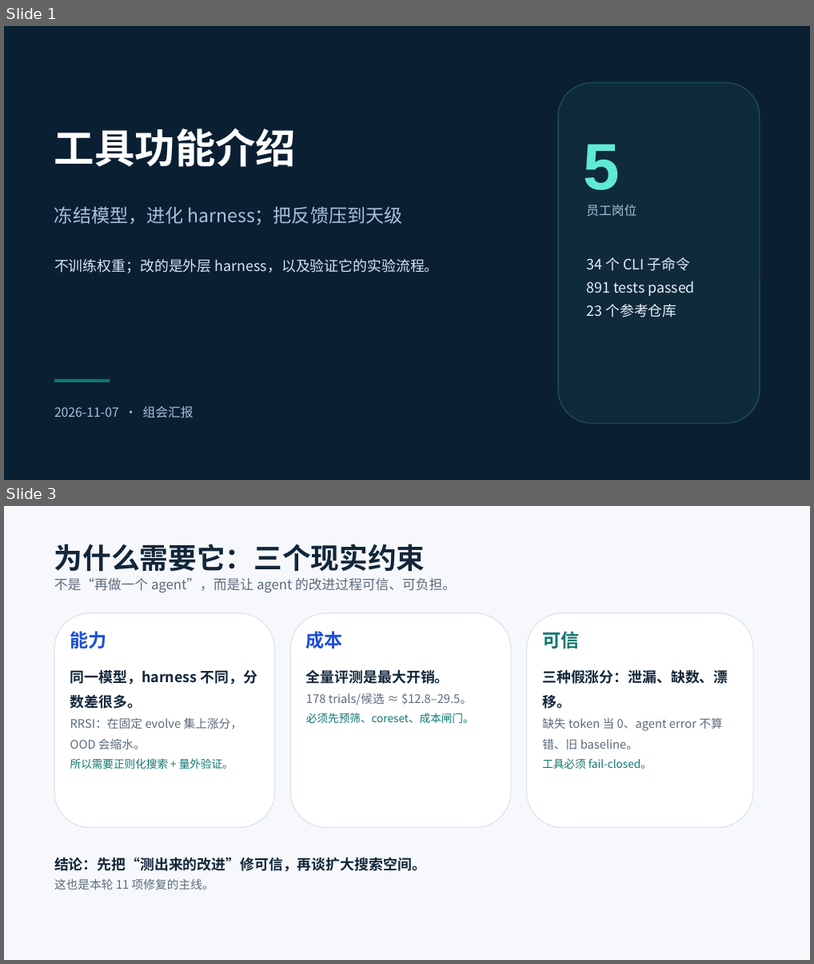
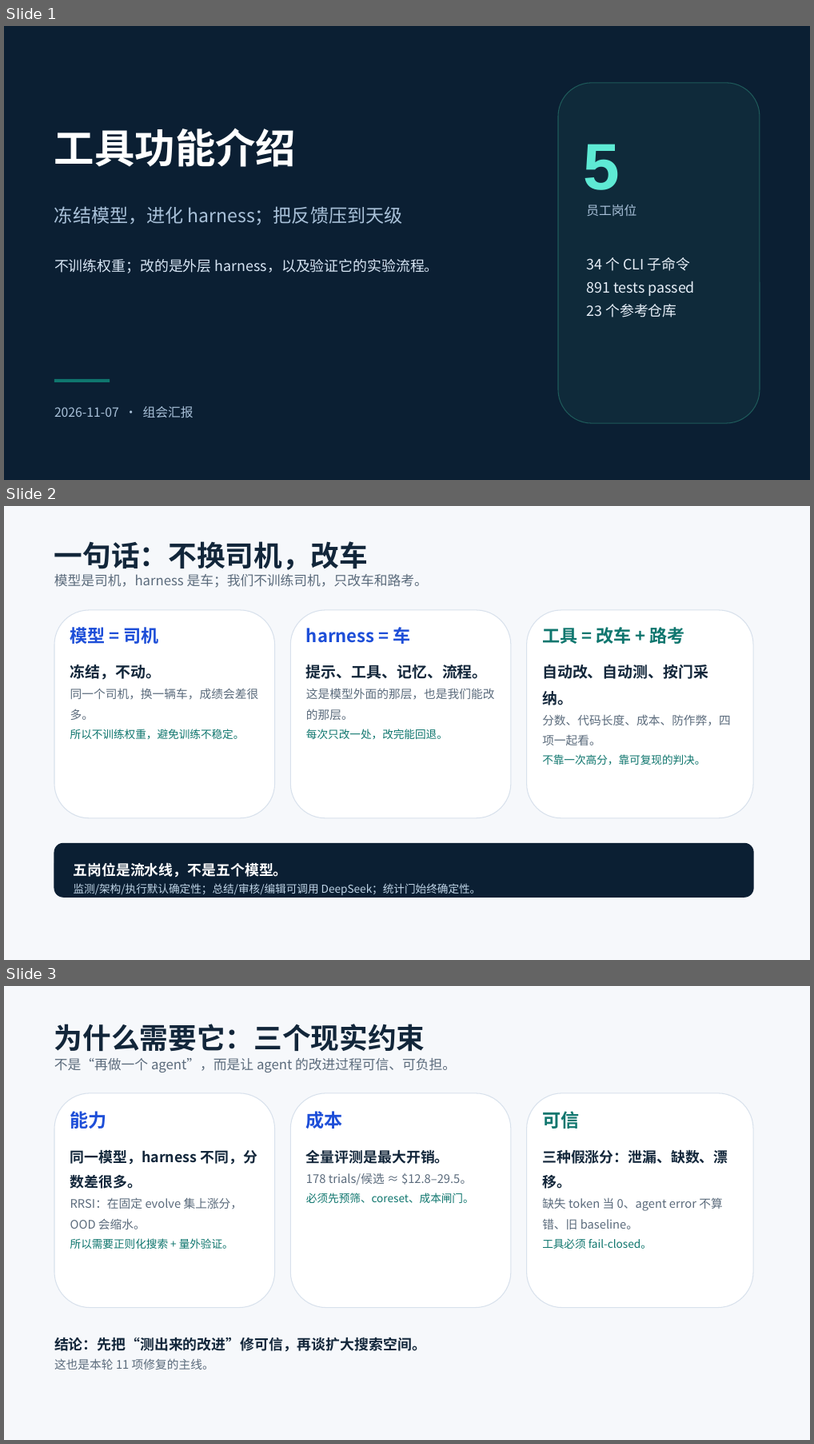
Before and after one commit to Molight1007/zigaijin, a slide deck: 论文准备/组会_20261107/工具功能介绍_20261107_组会.pptx. Shown one above the other, each under a label of ours: slides 1 and 3 before the commit, slides 1, 2 and 3 after it; the slides between them are not shown. The pictures are 814x964 and 814x1444 pixels, drawn with LibreOffice and Linux fonts; fonts in the diff are those of the drawing. Boxes give left, top, right and bottom in pixels: in the first picture for what was removed or moved away, otherwise in the second. Text is boxed around its words. In the diff, an @@ line names an element or a change of style, - is before the commit and + after.

```diff
--- a/论文准备/组会_20261107/工具功能介绍_20261107_组会.pptx
+++ b/论文准备/组会_20261107/工具功能介绍_20261107_组会.pptx
@@ slide 2 added at [4, 506, 810, 960], background #F6F8FB @@
@@ text added at [54, 541, 368, 570], 34 pt, text #12263A, bold @@
+一句话：不换司机，改车
@@ text added at [54, 574, 428, 588], 16 pt, text #5B6B7C @@
+模型是司机，harness 是车；我们不训练司机，只改车和路考。
@@ rounded rectangle added at [54, 610, 275, 818], fill #FFFFFF, outline #D8E1EC 1 pt @@
@@ rounded rectangle added at [290, 610, 511, 818], fill #FFFFFF, outline #D8E1EC 1 pt @@
@@ rounded rectangle added at [527, 610, 754, 818], fill #FFFFFF, outline #D8E1EC 1 pt @@
@@ text added at [70, 627, 159, 644], 21 pt, text #1D4ED8, bold @@
+模型 = 司机
@@ text added at [306, 627, 411, 644], 21 pt, text #1D4ED8, bold @@
+harness = 车
@@ text added at [542, 627, 686, 644], 21 pt, text #0F766E, bold @@
+工具 = 改车 + 路考
@@ text added at [70, 664, 259, 739], 14 pt, text #5B6B7C @@
+冻结，不动。
+同一个司机，换一辆车，成绩会差很多。
+所以不训练权重，避免训练不稳定。
@@ text added at [306, 664, 495, 739], 14 pt, text #5B6B7C @@
+提示、工具、记忆、流程。
+这是模型外面的那层，也是我们能改的那层。
+每次只改一处，改完能回退。
@@ text added at [542, 664, 731, 764], 14 pt, text #5B6B7C @@
+自动改、自动测、按门采纳。
+分数、代码长度、成本、防作弊，四项一起看。
+不靠一次高分，靠可复现的判决。
@@ rounded rectangle added at [54, 843, 754, 896], fill #0B1F33, outline #0B1F33 1 pt @@
@@ text added at [74, 862, 482, 895], 13 pt, text #BFD4E6 @@
+五岗位是流水线，不是五个模型。
+监测/架构/执行默认确定性；总结/审核/编辑可调用 DeepSeek；统计门始终确定性。
```
Also in this commit, not shown: 1 other slide added, 1 slide removed, 1 other file.
